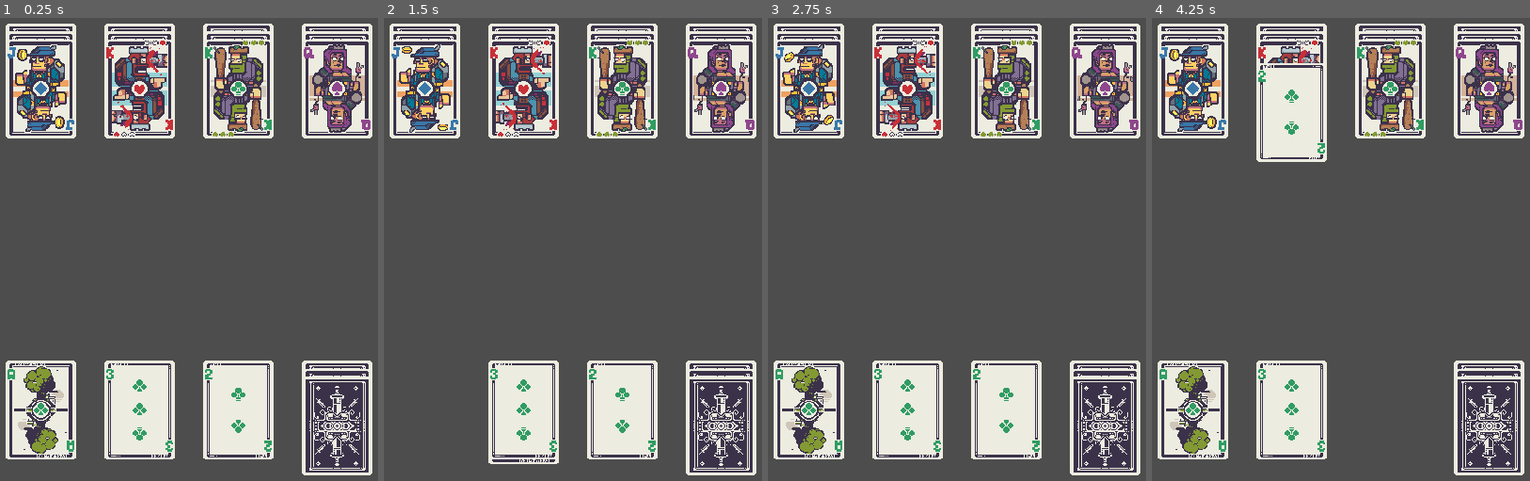
Above: before the commit, frames 1-4 (left to right).
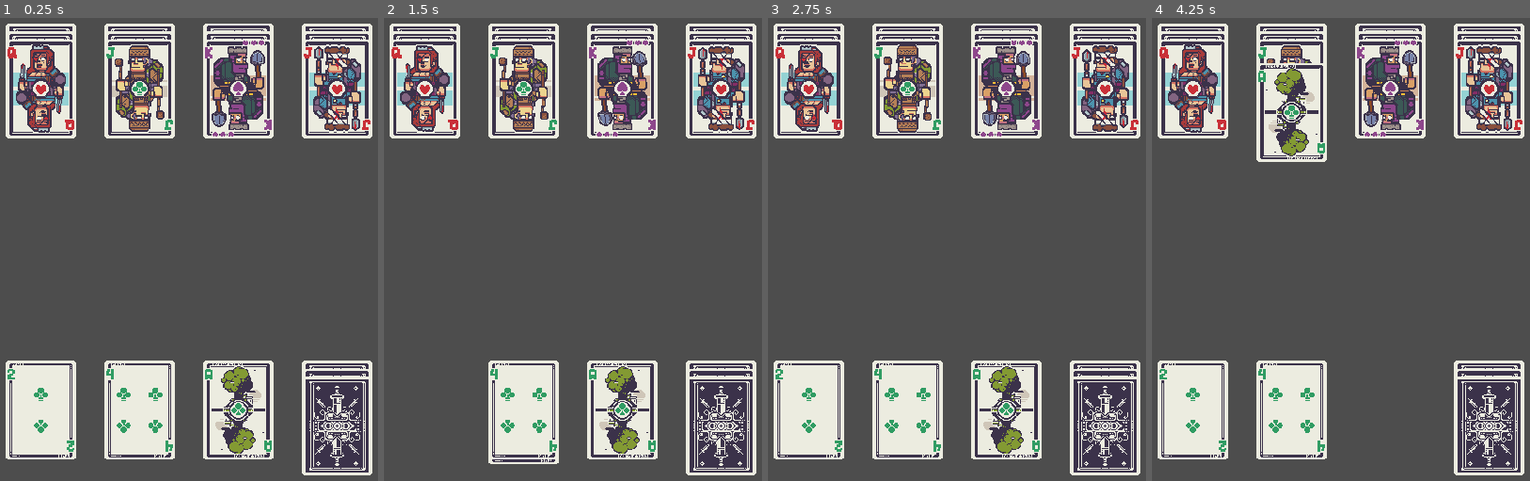
Above: after the commit, the same moments.

Repository: scollllyofficial/regicide-solitarie
Game: Godot game, scene res://Game.tscn
Two runs of this game, one before a commit and one after it. Both use one fixed random seed, a clock stepped at 60 frames per second and the inputs below.
Inputs (mouse positions are in pixels of both pictures, inside the frame that each line leads up to):
- Up to frame 1 (0.25 s): no input
- Up to frame 2 (1.5 s): drag from (720, 416) to (425, 73) at 0.52 s; drag from (425, 406) to (720, 416) at 1.27 s
- Up to frame 3 (2.75 s): move the mouse to (907, 406) at 2.02 s; click (907, 406) at 2.17 s
- Up to frame 4 (4.25 s): drag from (1390, 406) to (1291, 73) at 2.77 s; drag from (1291, 105) to (1390, 73) at 3.52 s

The runs differ from the first frame. In frame 1, 11% of the frame differs, in the area x 1-99%, y 4-95%; in frame 2, 9.4%; in frame 3, 11%; in frame 4, 9.3%.

Commit message:
Logic to reparent palayable card

Diff:
--- a/Game.gd
+++ b/Game.gd
@@ -2,5 +2,9 @@
 
 
 # Called when the node enters the scene tree for the first time.
+var battlePage = preload("res://pages/BattlePage.tscn")
+@onready var currentPage = $CurrentPage
+
 func _ready():
-	pass
+	var _currentPageScene = battlePage.instantiate()
+	currentPage.add_child(_currentPageScene)
--- a/Game.tscn
+++ b/Game.tscn
@@ -1,11 +1,8 @@
-[gd_scene load_steps=3 format=3 uid="uid://c3oatqhc8tw11"]
+[gd_scene load_steps=2 format=3 uid="uid://c3oatqhc8tw11"]
 
 [ext_resource type="Script" path="res://Game.gd" id="1_b4tps"]
-[ext_resource type="PackedScene" uid="uid://dsbspxuwvj0mb" path="res://pages/BattlePage.tscn" id="2_j8vda"]
 
 [node name="Game" type="Node2D"]
 script = ExtResource("1_b4tps")
 
 [node name="CurrentPage" type="Node2D" parent="."]
-
-[node name="BattlePage" parent="CurrentPage" instance=ExtResource("2_j8vda")]
--- a/pages/BattlePage.gd
+++ b/pages/BattlePage.gd
@@ -3,6 +3,9 @@
 @onready var deckButton: Deck = $Deck
 @onready var playableCardsLayer: Node2D = $PlayableCards
 @onready var royaltyCardsLayer: Node2D = $RoyaltyCards
+
+signal win
+signal lose
 
 var playableCardList: Array = [
 	"C1", "C2", "C3", "C4", "C5", "C6", "C7", "C8", "C9", "C10",
@@ -18,6 +21,10 @@
 ]
 
 
+
+#var royaltyCardList: Array = [
+#	"C11", "C12", "C13", "D11"
+#]
 
 var royaltyCardList: Array = [
 	"C11", "C12", "C13",
@@ -73,15 +80,22 @@
 				var _newCard:RoyaltyCard = preload("res://scenes/RoyaltyCard.tscn").instantiate()
 				_newCard.suitValue = _cardValue
 				_newCard.global_position = ROYALTY_POSITIONS[j] + (i * _royaltyOffset)
-				if i == 2:
-					_newCard.active = true
+#				if i == 2:
+#					_newCard.active = true
 				royaltyCardsLayer.add_child(_newCard, true)
 
 			else :
 				break
+	flipRoyaltyCards()
 
 func reparentPlayableCard(_card: PlayableCard, _royalty: Node2D):
 	var _offsetAttack = _royalty.attackedCardsLayer.get_children().size() * 30
 	playableCardsLayer.remove_child(_card)
 	_royalty.attackedCardsLayer.add_child(_card)
 	_card.global_position = _royalty.global_position + Vector2(0, 30 + _offsetAttack)
+
+func flipRoyaltyCards():
+	var _royaltyCards = royaltyCardsLayer.get_children()
+	if _royaltyCards.size() >= 4:
+		for n in range(_royaltyCards.size()-4,_royaltyCards.size()):
+			_royaltyCards[n].activate()
--- a/project.godot
+++ b/project.godot
@@ -13,6 +13,7 @@
 config/name="Regicide Solitarie"
 run/main_scene="res://Game.tscn"
 config/features=PackedStringArray("4.1", "Mobile")
+run/max_fps=60
 config/icon="res://icon.svg"
 
 [display]
@@ -21,6 +22,10 @@
 window/size/viewport_height=960
 window/stretch/mode="canvas_items"
 window/handheld/orientation=1
+
+[gui]
+
+timers/tooltip_delay_sec=0.2
 
 [input]
 
--- /dev/null
+++ b/scenes/BattleNotification.tscn
@@ -0,0 +1,7 @@
+[gd_scene format=3 uid="uid://bfg5p6ifjupej"]
+
+[node name="BattleNotification" type="Node2D"]
+
+[node name="Label" type="Label" parent="."]
+offset_right = 40.0
+offset_bottom = 23.0
--- a/scenes/PlayableCard.gd
+++ b/scenes/PlayableCard.gd
@@ -5,7 +5,7 @@
 signal reparentPlayableCard
 # CARDS ATTRIBUTES
 var suitValue: String
-var value: int
+var playableValue: int
 var suit: String
 
 enum CARD_MOVEMENT { ATTACK, DRAGGED, RELEASED }
@@ -20,9 +20,9 @@
 	movementState = CARD_MOVEMENT.RELEASED
 	if suitValue != null:
 		suit = suitValue.left(1)
-		value = int(suitValue.substr(1))
+		playableValue = int(suitValue.substr(1))
 		animation.animation = suit
-		animation.frame = value -1
+		animation.frame = playableValue - 1
 	initial_position = global_position
 	print("READY")
 
@@ -64,18 +64,20 @@
 	if movementState != CARD_MOVEMENT.ATTACK:
 		var _royaltyCaryd:RoyaltyCard = area.get_parent()
 		if _royaltyCaryd != null && _royaltyCaryd.active == true:
+			print("Entrando ", _royaltyCaryd.name)
 			royaltyCardToAttack = _royaltyCaryd
 
 func _on_area_2d_area_exited(area):
 	if movementState != CARD_MOVEMENT.ATTACK:
 		var _royaltyCaryd:RoyaltyCard = area.get_parent()
 		if _royaltyCaryd != null && _royaltyCaryd.active == true:
+			print("Saliendo ", _royaltyCaryd.name)
 			royaltyCardToAttack = null
 
 func attackToRoyaltyCard():
 	pass
 
 func releasedMaxAttackedCard():
+	movementState = CARD_MOVEMENT.RELEASED
+	royaltyCardToAttack = null
 	global_position = initial_position
-	royaltyCardToAttack = null
-	movementState = CARD_MOVEMENT.RELEASED
--- a/scenes/PlayableCard.tscn
+++ b/scenes/PlayableCard.tscn
@@ -289,7 +289,7 @@
 }]
 
 [sub_resource type="RectangleShape2D" id="RectangleShape2D_nlefx"]
-size = Vector2(60, 115)
+size = Vector2(44, 123)
 
 [node name="PlayableCard" type="Node2D"]
 script = ExtResource("1_lfqaf")
@@ -302,7 +302,7 @@
 collision_mask = 2
 
 [node name="CollisionShape2D" type="CollisionShape2D" parent="Area2D"]
-position = Vector2(45, 57.5)
+position = Vector2(45, 61.5)
 shape = SubResource("RectangleShape2D_nlefx")
 
 [connection signal="area_entered" from="Area2D" to="." method="_on_area_2d_area_entered"]
--- a/scenes/RoyaltyCard.gd
+++ b/scenes/RoyaltyCard.gd
@@ -5,6 +5,7 @@
 @onready var attackedCardsLayer: Node2D = $AttackedCards
 
 signal kill
+signal notifyBadCard
 
 var suitValue: String
 var value: int
@@ -28,24 +29,46 @@
 
 func activate():
 	if suitValue != null:
+		active = true
 		animation.play(suitValue)
 
-func attackedPlayableCards(_card: PlayableCard, _royalCard: RoyaltyCard):
+func attackedPlayableCards(_playableCard, _royalCard):
 	if _royalCard == self:
-		var _attackedCardSize = attackedCardsLayer.get_children().size()
-		var _offsetAttack = _attackedCardSize * 30
-		attackedPoints += _card.value
-		# Attacked points are ready to kill
-		if _attackedCardSize >= 2: #attackedPoints >= value:
-			if _card.suit != _royalCard.suit:
-				_card.releasedMaxAttackedCard()
+		print(_playableCard.playableValue)
+		if attackedPoints >= value:
+			if _playableCard.suit == suit:
+				reparentPlayableCard(_playableCard, _royalCard)
+				kill.emit()
 			else:
-				readyToKill = true
-		_card.get_parent().remove_child(_card)
-		attackedCardsLayer.add_child(_card)
-		_card.global_position = global_position + Vector2(0, 30 + _offsetAttack)
-		if readyToKill:
-			kill.emit()
+				_playableCard.releasedMaxAttackedCard()
+				notifyBadCard.emit()
+				return
+		else:
+			if value - (attackedPoints + _playableCard.playableValue) > 10:
+				if true: # validate as(one) here
+					if _playableCard.playableValue == 1:
+						reparentPlayableCard(_playableCard, _royalCard)
+					else:
+						_playableCard.releasedMaxAttackedCard()
+						notifyBadCard.emit()
+						return
+				else:
+					_playableCard.releasedMaxAttackedCard()
+					notifyBadCard.emit()
+					return
+			else:
+				reparentPlayableCard(_playableCard, _royalCard)
+
+		attackedPoints += _playableCard.playableValue
 
 func killCard():
 	print("kill")
+
+
+func reparentPlayableCard(_card, _royalCard):
+	var _attackedCardSize = attackedCardsLayer.get_children().size()
+	var _offsetAttack = _attackedCardSize * 30
+	attackedPoints += _card.playableValue
+	_card.get_parent().remove_child(_card)
+	attackedCardsLayer.add_child(_card)
+	_card.global_position = global_position + Vector2(0, 30 + _offsetAttack)
